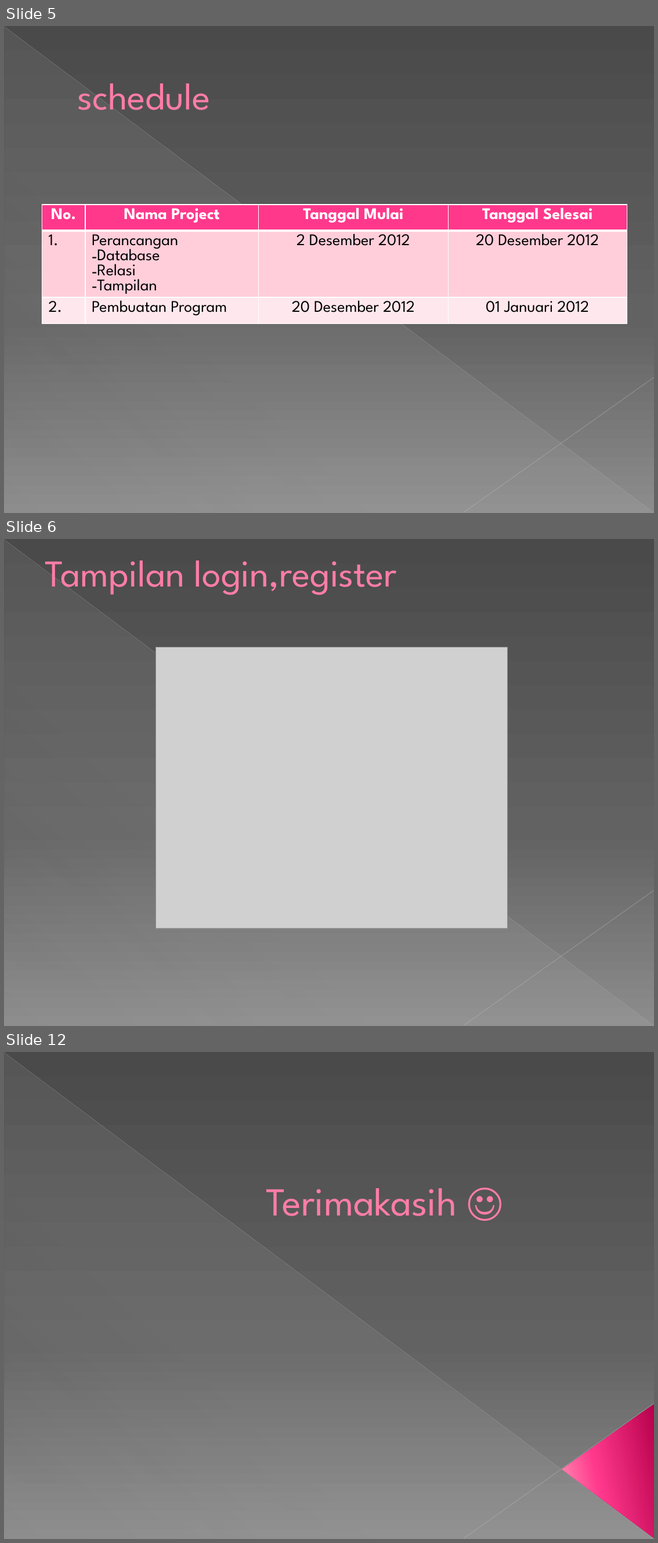
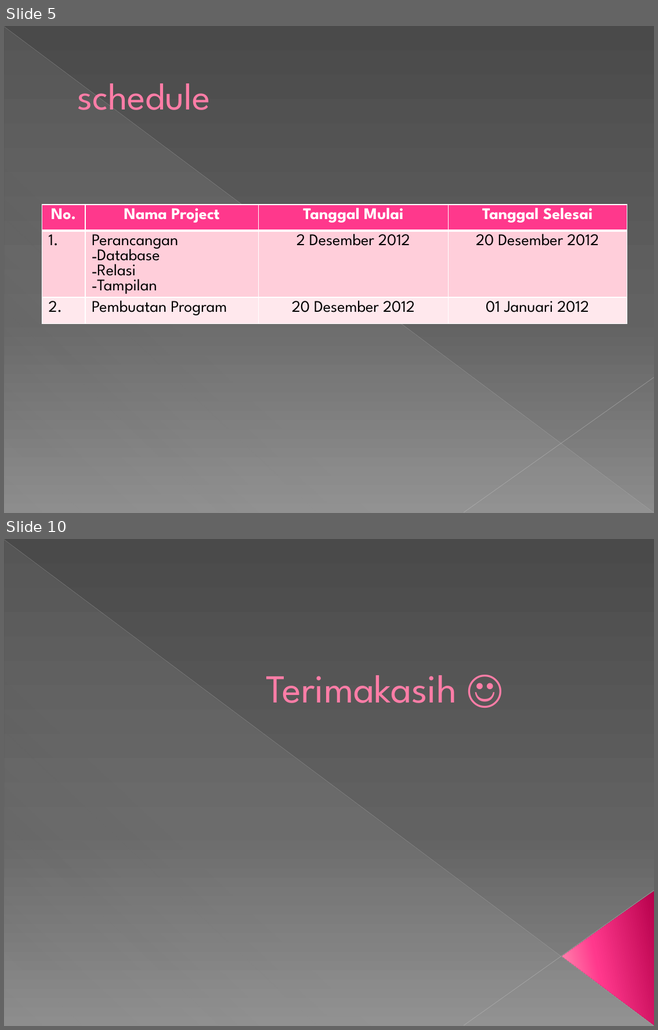
Before and after one commit to virzahanifa/Kuliah-Pemrograman3, a slide deck: tugas kelompok p3/Pemrograman 3.pptx. Shown one above the other, each under a label of ours: slides 5, 6 and 12 before the commit, slides 5 and 10 after it; the slides between them are not shown. The pictures are 658x1543 and 658x1030 pixels, drawn with LibreOffice and Linux fonts; fonts in the diff are those of the drawing; grey boxes stand for pictures. Boxes give left, top, right and bottom in pixels: in the first picture for what was removed or moved away, otherwise in the second. Text is boxed around its words. In the diff, an @@ line names an element or a change of style, - is before the commit and + after.

Commit message:
ppt

```diff
--- a/tugas kelompok p3/Pemrograman 3.pptx
+++ b/tugas kelompok p3/Pemrograman 3.pptx
@@ slide 6 removed at [4, 539, 654, 1026], background gradient #4A4A4A to #626262 to #8C8C8C; not listed: 3 template elements that a slide beside it also shows @@
@@ title removed at [45, 560, 397, 595] @@
-Tampilan login,register
@@ picture removed at [155, 647, 507, 929] @@
@@ what was slide 12 is now slide 10 @@
```
Also in this commit, not shown: 6 slides changed, 1 slide added, 2 other slides removed.
